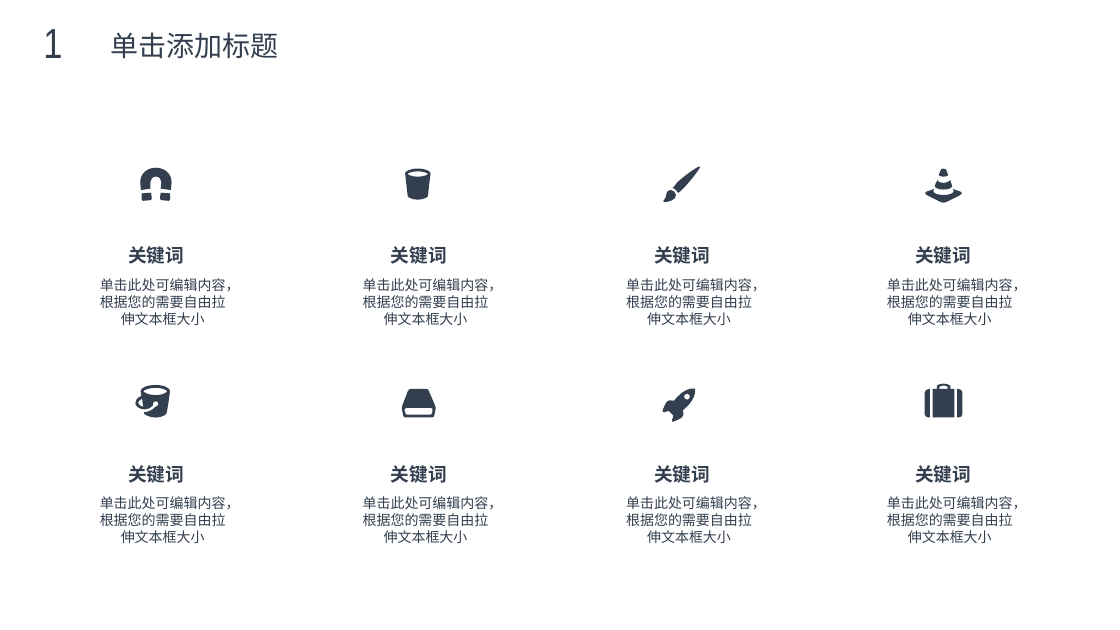
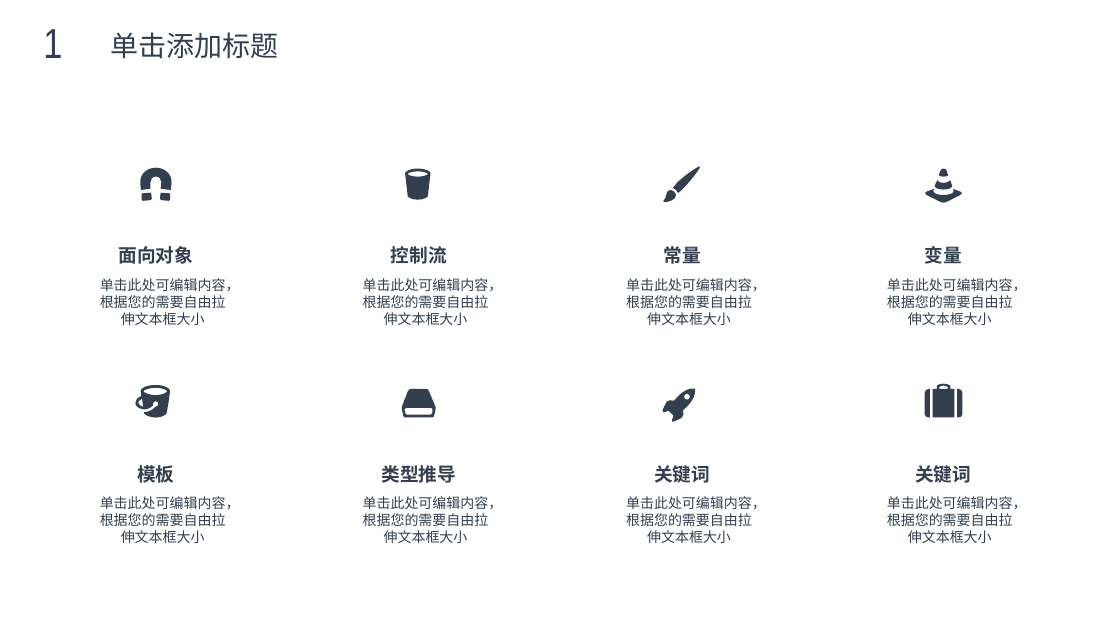
Before and after one commit to max4sharing/modern_cpp, a slide deck: slide 22 of C++11.pptx (slide 7 before the commit). Drawn at 1120x630 pixels with LibreOffice and Linux fonts; fonts in the diff are those of the drawing; background and template pictures are left out. Boxes give left, top, right and bottom in pixels: in the first picture for what was removed or moved away, otherwise in the second. Text is boxed around its words. In the diff, an @@ line names an element or a change of style, - is before the commit and + after.

```diff
--- a/C++11.pptx
+++ b/C++11.pptx
@@ text at (119,246,193,264): text changed @@
-关键词
+面向对象
@@ text at (391,246,447,264): text changed @@
-关键词
+控制流
@@ text at (664,246,701,264): text changed @@
-关键词
+常量
@@ text at (925,246,962,264): text changed @@
-关键词
+变量
@@ text at (137,465,174,483): text changed @@
-关键词
+模板
@@ text at (382,465,456,483): text changed @@
-关键词
+类型推导
```
Also in this commit, not shown: 2 other slides changed, 12 slides added, 1 slide removed, 1 other file.
